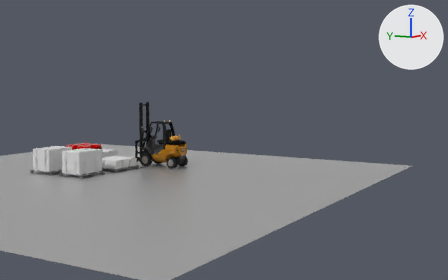
The Blender file Assets/empilhadeira1/empilhadeira.blend as it was, and as the next commit left it.
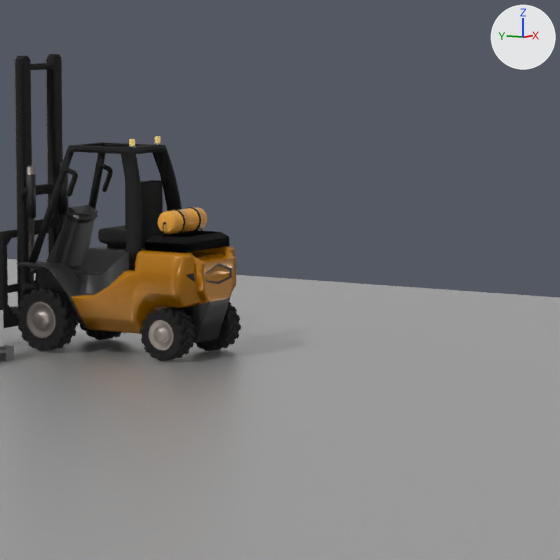
Each version is shown whole from a 50 mm lens placed at (-58.9, -51.5, 13.2), pointed at (37.4, 6.0, 2.2), then close up on the part from 30% to 57% of the width and 32% to 76% of the height. The axes (+X, +Y, +Z) are drawn at upper right. The lights are the same throughout.

Script lines for the objects in view, before the commit:
```python
ob_cube_002 = bpy.data.objects.new('Cube.002', me_cube_006)
ob_cube_002.location = (11.31, 3.98, 1.82)
ob_cube_002.scale = (0.194, 0.158, 0.194)
ob_cylinder_001 = bpy.data.objects.new('Cylinder.001', me_cylinder_006)
ob_cylinder_001.location = (12.51, -2.05, 1.82)
ob_cylinder_001.rotation_euler = (0.0, 1.571, 0.0)  # degrees (0, 90, 0)
ob_cylinder_001.scale = (0.725, 0.725, 0.291)
ob_wood_pallet_standar_001 = bpy.data.objects.new('Wood Pallet Standar.001', me_cylinder_001)
ob_wood_pallet_standar_001.location = (6.54, 3.6, 1.42)
ob_wood_pallet_standar_001.rotation_euler = (0.0, 3.142, 0.0)  # degrees (0, 180, 0)
ob_wood_pallet_standar_001.scale = (-0.0119, -0.0108, -0.0152)
# also in view: 'Cube' at (11.3, 0.4, 5.7); 'Plane' at (0.0, 0.0, 1.0); 'Cylinder.003' at (10.1, -2.1, 1.8); 'Cube.001' at (11.3, 0.2, 5.0); 'Cylinder.002' at (9.9, 2.3, 2.0)
```
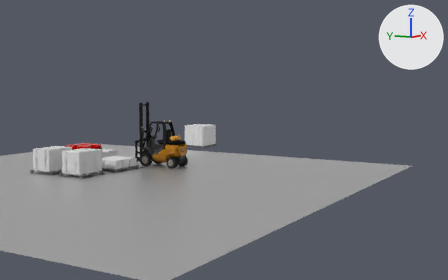
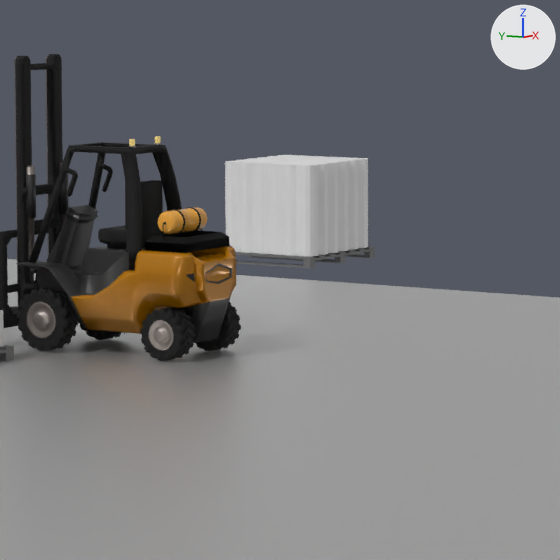
The edits, one by one:
Mesh me_cube_004 is new.
It has 340 vertices, 313 faces and spans x -1.0..0.0, y -1.0..0.0, z -1.0..1.0.
Object 'Cube.003' (ob_cube_003) is new; it shows me_cube_004.
Its location is (35.25, 9.69, 3.2).
Its scale is (2.19, 2.04, 1.75).
It gains a MIRROR modifier named 'Mirror'.
Modifier setting: use_axis = (True, True, False).
Modifier setting: use_clip = True.
Object 'Wood Pallet Standar.003' (ob_wood_pallet_standar_003) is new; it shows a copy of the mesh of ob_wood_pallet_standar_001.
Its location is (36.27, 9.21, 1.42).
Its rotation in degrees is (0, 180, 0).
Its scale is (-0.0119, -0.0108, -0.0152).

Location of each change, (x1, y1, x2, y2) in pixels of the close-ups (560 x 560 px):
'Cube.003', added
    after: (225, 155, 368, 257)
'Wood Pallet Standar.003', added
    after: (235, 246, 375, 268)
    faces in mat_material_025 (its picture is missing): (235, 246, 375, 268)
